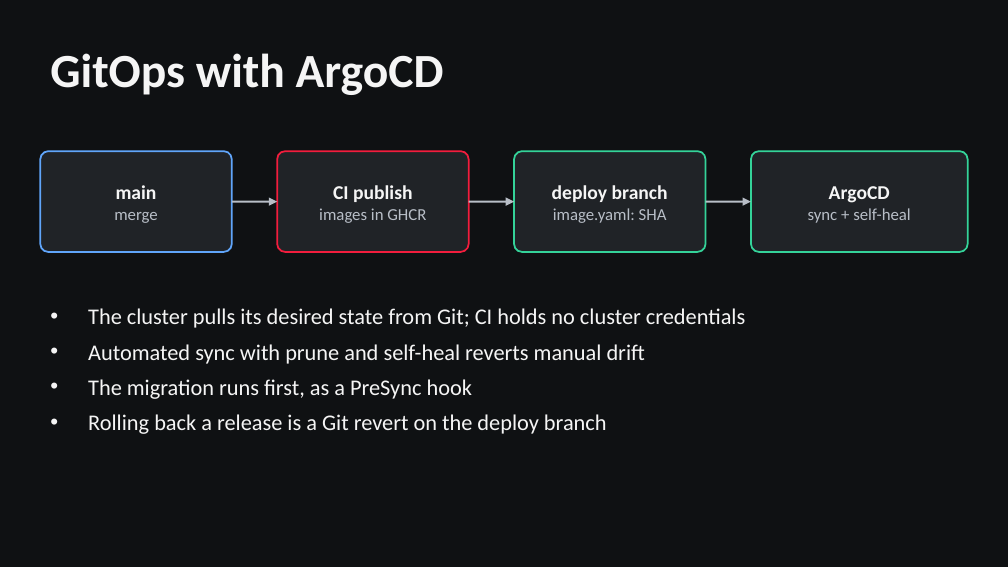
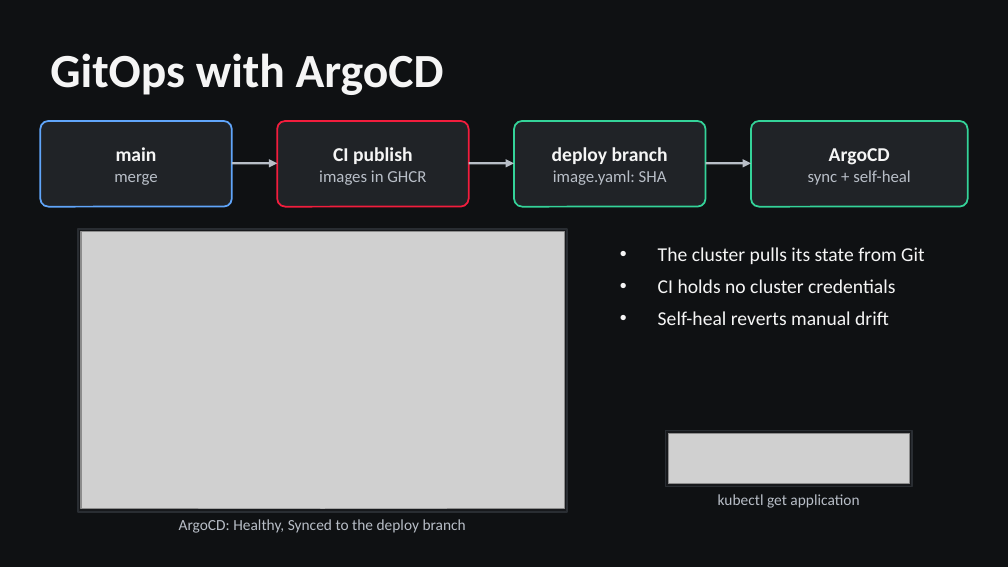
Before and after one commit to Avishkar74/StudAura, a slide deck: slide 11 of demo/StudAura-presentation.pptx (slide 9 before the commit). Drawn at 1008x567 pixels with LibreOffice and Linux fonts; fonts in the diff are those of the drawing; grey boxes stand for pictures. Boxes give left, top, right and bottom in pixels: in the first picture for what was removed or moved away, otherwise in the second. Text is boxed around its words. In the diff, an @@ line names an element or a change of style, - is before the commit and + after.

Commit message:
docs: grid evidence in the README, submission guide, deck with screenshots (#44)
All screenshots, clickable grids in the README, a module-by-module submission guide and a 14-slide deck that uses the screenshots; resource counts corrected to 35.

```diff
--- a/demo/StudAura-presentation.pptx
+++ b/demo/StudAura-presentation.pptx
@@ text "main": place and size @@
-text "main" at bbox=[114, 185, 157, 223]
+text "main" at bbox=[114, 147, 157, 185]
@@ rounded rectangle: place and size @@
-rounded rectangle at bbox=[40, 151, 232, 252]
+rounded rectangle at bbox=[40, 121, 232, 207]
@@ text "CI publish": place and size @@
-text "CI publish" at bbox=[319, 185, 426, 223]
+text "CI publish" at bbox=[319, 147, 426, 185]
@@ rounded rectangle: place and size @@
-rounded rectangle at bbox=[277, 151, 469, 252]
+rounded rectangle at bbox=[277, 121, 469, 207]
@@ text "deploy branch": place and size @@
-text "deploy branch" at bbox=[552, 185, 668, 223]
+text "deploy branch" at bbox=[552, 147, 668, 185]
@@ proportions changed in 4 elements at bbox=[751, 121, 968, 207], bbox=[40, 121, 232, 207], bbox=[277, 121, 469, 207], bbox=[514, 121, 706, 207] @@
@@ rounded rectangle: place and size @@
-rounded rectangle at bbox=[514, 151, 706, 252]
+rounded rectangle at bbox=[514, 121, 706, 207]
@@ text "ArgoCD": place and size @@
-text "ArgoCD" at bbox=[808, 186, 911, 223]
+text "ArgoCD" at bbox=[808, 148, 911, 185]
@@ rounded rectangle: place and size @@
-rounded rectangle at bbox=[751, 151, 968, 252]
+rounded rectangle at bbox=[751, 121, 968, 207]
@@ 3 arrows: place and size @@
-3 arrows at bbox=[232, 202, 751, 202]
+3 arrows at bbox=[232, 163, 751, 163]
@@ rectangle added at bbox=[78, 229, 566, 512], fill #17191C, outline #292D32 1 pt @@
@@ picture added at bbox=[81, 232, 563, 509] @@
@@ text at bbox=[658, 247, 924, 325]: text changed; size 16 to 14 pt @@
-• The cluster pulls its desired state from Git; CI holds no cluster credentials
-• Automated sync with prune and self-heal reverts manual drift
-• The migration runs first, as a PreSync hook
-• Rolling back a release is a Git revert on the deploy branch
+• The cluster pulls its state from Git
+• CI holds no cluster credentials
+• Self-heal reverts manual drift
@@ rectangle added at bbox=[665, 430, 912, 487], fill #17191C, outline #292D32 1 pt @@
@@ picture added at bbox=[668, 433, 909, 484] @@
@@ text added at bbox=[718, 494, 859, 508], 11 pt, text #B8BEC7 @@
+kubectl get application
@@ text added at bbox=[179, 519, 466, 533], 11 pt, text #B8BEC7 @@
+ArgoCD: Healthy, Synced to the deploy branch
```
Also in this commit, not shown: 7 other slides changed, 4 slides added, 2 slides removed, 29 other files.
